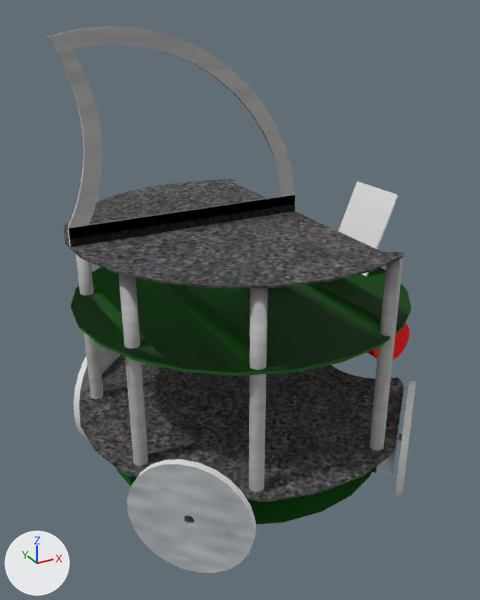
An edit to the COLLADA model SoccerB/res/Robot.dae, drawn before and after from the same camera.
Camera for both pictures: a camera (50 mm lens) standing at (-0.182, -0.324, 0.228) and looking at (-0.006, -0.005, 0.068). Lighting does not change. The marker at lower left points along +X, +Y and +Z. Vertices at the same position are counted once.

In view in the first picture: 'SketchUp'.
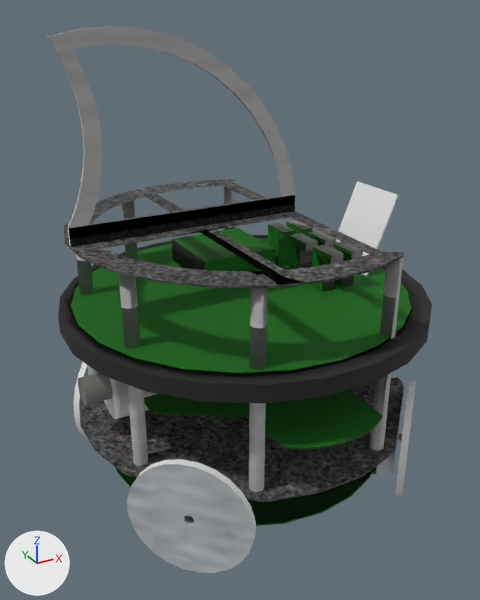
Commit message: Enhanced Robot model

Where the change shows, as pixel boxes (x1, y1, x2, y2) in the pictures (480 x 600 px):
'SketchUp', reshaped: before (47, 26, 416, 573); after (47, 26, 432, 573)
part 1 of me_sketchup, added: after (78, 372, 157, 419)
part 2 of me_sketchup, added (green): after (144, 390, 383, 449)
part 3 of me_sketchup, built on: before (91, 270, 388, 450); after (58, 180, 432, 526)
part 4 of me_sketchup, recoloured: before (373, 331, 409, 360)

Diff of the bpy script that builds the scene:
```diff
--- a/SoccerB/res/Robot.dae.py
+++ b/SoccerB/res/Robot.dae.py
@@ img_metal_seamed_jpg @@
+img_metal_seamed_jpg = load_image('Metal_Seamed.jpg', 'Robot/Metal_Seamed.jpg', 128, 128, 'sRGB')
@@ img_metal_corrugated_shiny_jpg @@
+img_metal_corrugated_shiny_jpg = load_image('Metal_Corrugated_Shiny.jpg', 'Robot/Metal_Corrugated_Shiny.jpg', 128, 128, 'sRGB')
@@ mat_metal_seamed @@
+mat_metal_seamed = principled_material('Metal_Seamed')
+mat_metal_seamed.texture = img_metal_seamed_jpg
+mat_metal_seamed.roughness = 0.9
@@ mat_metal_corrugated_shiny @@
+mat_metal_corrugated_shiny = principled_material('Metal_Corrugated_Shiny')
+mat_metal_corrugated_shiny.texture = img_metal_corrugated_shiny_jpg
+mat_metal_corrugated_shiny.roughness = 0.9
@@ mat_0069_limegreen @@
+mat_0069_limegreen = principled_material('_0069_LimeGreen')
+mat_0069_limegreen.base_color = (0.0319, 0.61, 0.0319)  # green #32cd32
+mat_0069_limegreen.roughness = 0.9
@@ me_sketchup @@
 # used by ob_sketchup; location = (0.0, 0.0, 0.0)
-me_sketchup.from_pydata(...)  # 1593 vertices, 3834 faces; spans x -0.104..0.104, y -0.104..0.104, z -0.05..0.22
+me_sketchup.from_pydata(...)  # 2137 vertices, 5096 faces; spans x -0.109..0.11, y -0.11..0.11, z -0.05..0.22
+# me_sketchup part 1: a new loose piece of 96 vertices spanning x -0.104..-0.024, y -0.02..0.02, z 0.011..0.051
+# me_sketchup part 2: a new loose piece of 34 vertices spanning x -0.078..0.027, y -0.11..-0.024, z 0.031..0.032, in mat_0077_darkgreen (dark green #006400)
+# me_sketchup part 3: 8 vertices moved within x -0.082..0.033, y -0.09..0.082, z 0.071..0.073; 414 vertices added at x -0.109..0.11, y -0.109..0.11, z -0.031..0.116
+# me_sketchup part 4: 34 faces spanning x 0.074..0.104, y -0.035..0.034, z 0.016..0.046 switch from mat_0020_red (red #ff0000) to mat_granite_dark_gray (picture img_granite_dark_gray_jpg)
 me_sketchup.materials.append(mat_metal_aluminum_anodized)
@@ me_sketchup @@
 me_sketchup.materials.append(mat_0136_charcoal)
+me_sketchup.materials.append(mat_metal_corrugated_shiny)  # picture img_metal_corrugated_shiny_jpg
+me_sketchup.materials.append(mat_metal_seamed)  # picture img_metal_seamed_jpg
+me_sketchup.materials.append(mat_0069_limegreen)  # green #32cd32
```
